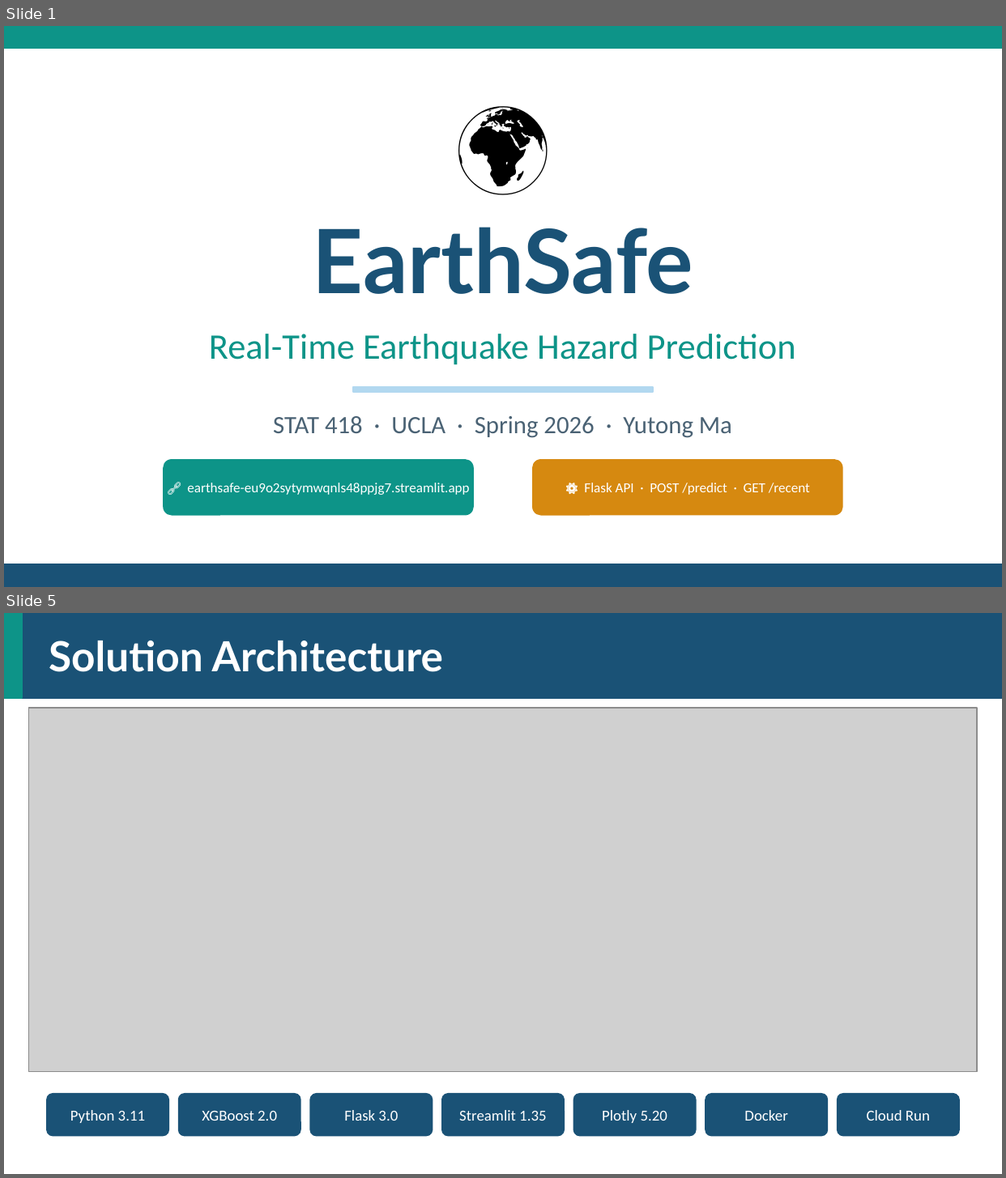
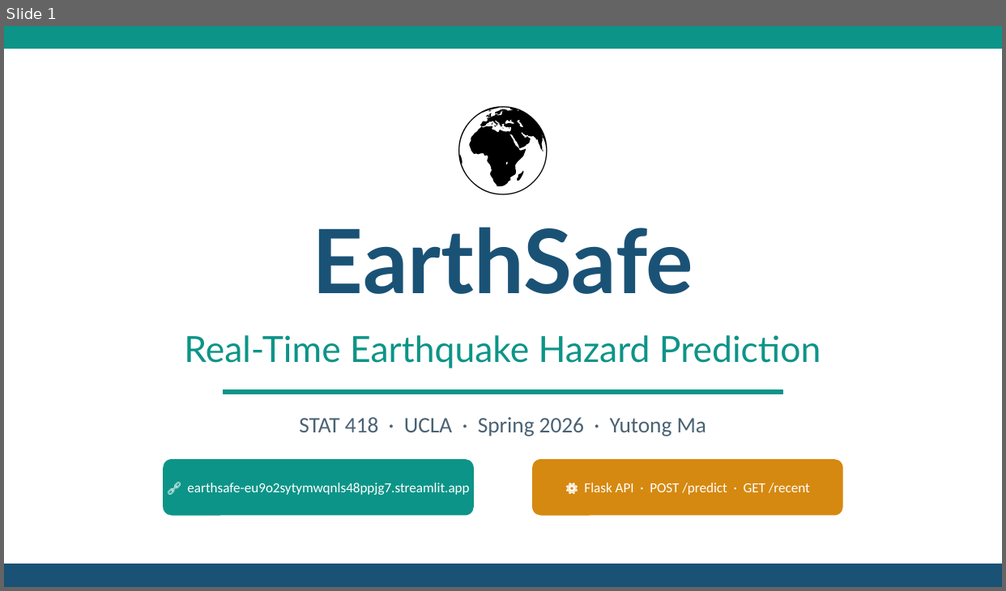
Before and after one commit to tt12049999/EarthSafe, a slide deck: presentation/EarthSafe_Final_Presentation.pptx. Shown one above the other, each under a label of ours: slides 1 and 5 before the commit, slide 1 after it; the slides between them are not shown. The pictures are 1006x1178 and 1006x591 pixels, drawn with LibreOffice and Linux fonts; fonts in the diff are those of the drawing; grey boxes stand for pictures. Boxes give left, top, right and bottom in pixels: in the first picture for what was removed or moved away, otherwise in the second. Text is boxed around its words. In the diff, an @@ line names an element or a change of style, - is before the commit and + after.

```diff
--- a/presentation/EarthSafe_Final_Presentation.pptx
+++ b/presentation/EarthSafe_Final_Presentation.pptx
@@ slide 5 removed at bbox=[4, 613, 1002, 1174], background #FFFFFF @@
@@ rectangle removed at bbox=[4, 613, 1002, 698] @@
@@ rectangle removed at bbox=[4, 613, 22, 698] @@
@@ text removed at bbox=[49, 641, 444, 672] @@
-Solution Architecture
@@ picture removed at bbox=[29, 708, 977, 1072] @@
@@ rounded rectangle removed at bbox=[47, 1094, 168, 1136] @@
@@ rounded rectangle removed at bbox=[179, 1094, 300, 1136] @@
@@ rounded rectangle removed at bbox=[310, 1094, 432, 1136] @@
@@ rounded rectangle removed at bbox=[442, 1094, 564, 1136] @@
@@ rounded rectangle removed at bbox=[573, 1094, 696, 1136] @@
@@ rounded rectangle removed at bbox=[705, 1094, 827, 1136] @@
@@ rounded rectangle removed at bbox=[837, 1094, 959, 1136] @@
@@ text removed at bbox=[70, 1110, 145, 1123] @@
-Python 3.11
@@ text removed at bbox=[202, 1111, 277, 1121] @@
-XGBoost 2.0
@@ text removed at bbox=[344, 1110, 398, 1121] @@
-Flask 3.0
@@ text removed at bbox=[459, 1110, 546, 1121] @@
-Streamlit 1.35
@@ text removed at bbox=[602, 1110, 667, 1123] @@
-Plotly 5.20
@@ text removed at bbox=[744, 1110, 787, 1121] @@
-Docker
@@ text removed at bbox=[867, 1110, 930, 1121] @@
-Cloud Run
@@ slide 1 changed as well @@
@@ text "Real-Time Earthquake Hazard Prediction" at bbox=[184, 335, 820, 369]: font Calibri to Lato @@
@@ text "STAT 418 · UCLA · ..." at bbox=[299, 417, 706, 437]: size 18 to 16 pt @@
@@ rectangle: place and size @@
-rectangle at bbox=[353, 387, 653, 392]
+rectangle at bbox=[224, 390, 782, 395]
@@ rectangle at bbox=[224, 390, 782, 395]: fill #B2D8F0 to #0D9488; outline #B2D8F0 1 pt to #0D9488 1 pt @@
```
Also in this commit, not shown: 5 other slides changed, 1 slide added, 2 other files.
